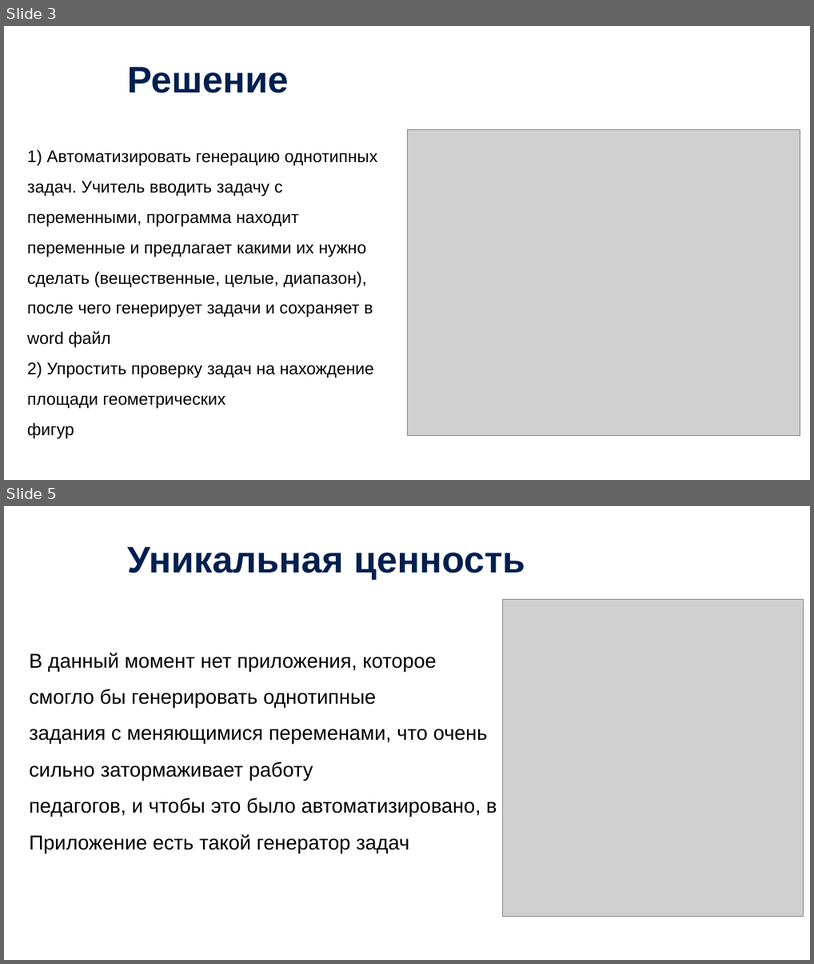
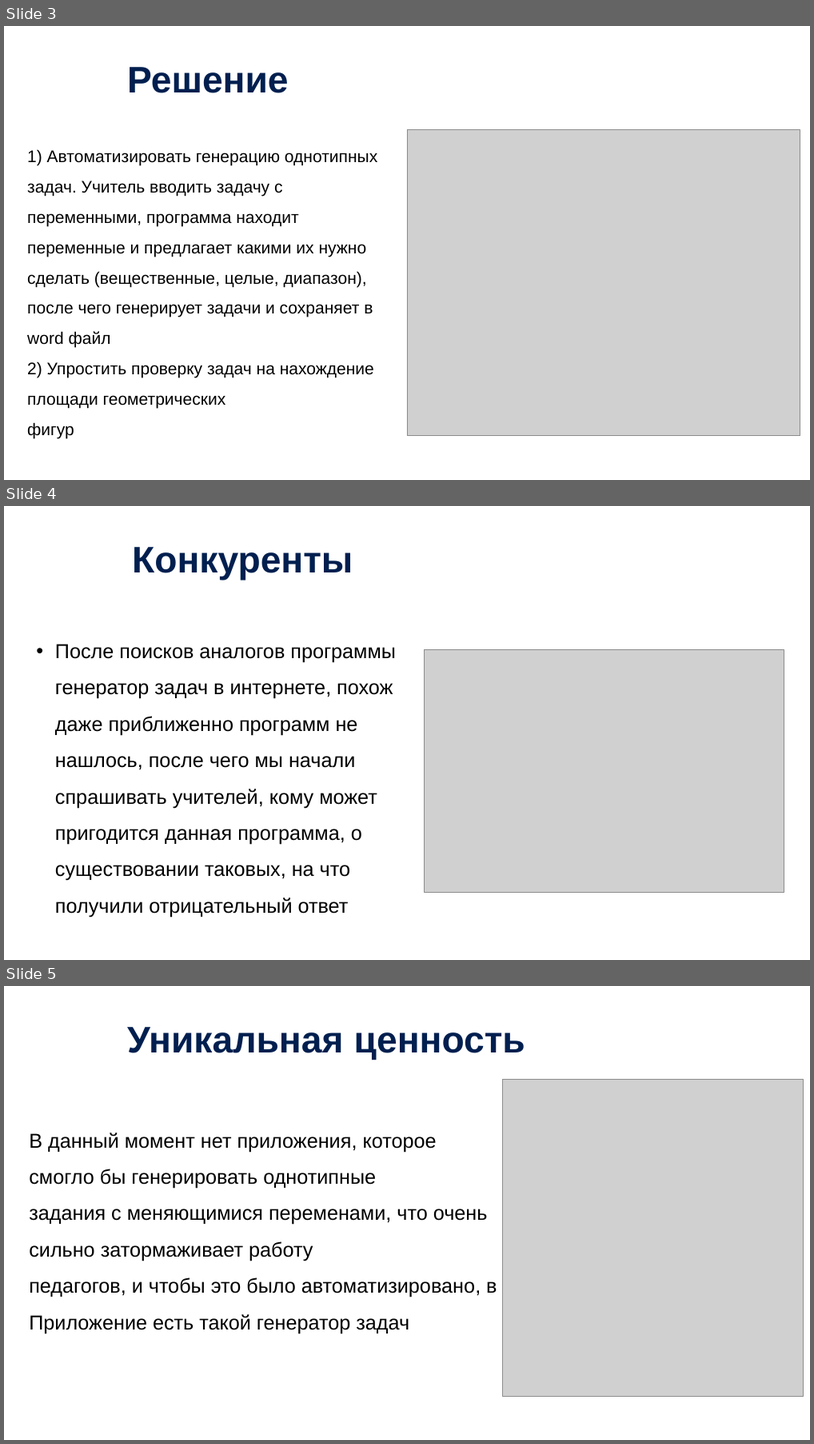
Before and after one commit to kuushma/calculat, a slide deck: documentation/Кушнарева презентация_калькулятор.pptx. Shown one above the other, each under a label of ours: slides 3 and 5 before the commit, slides 3, 4 and 5 after it; the slides between them are not shown. The pictures are 814x964 and 814x1444 pixels, drawn with LibreOffice and Linux fonts; fonts in the diff are those of the drawing; grey boxes stand for pictures; background and template pictures are left out. Boxes give left, top, right and bottom in pixels: in the first picture for what was removed or moved away, otherwise in the second. Text is boxed around its words. In the diff, an @@ line names an element or a change of style, - is before the commit and + after.

```diff
--- a/documentation/Кушнарева презентация_калькулятор.pptx
+++ b/documentation/Кушнарева презентация_калькулятор.pptx
@@ slide 4 added at [4, 506, 810, 960], background picture (left out) @@
@@ text added at [132, 547, 353, 580], 44 pt, text #001F4F, bold @@
+Конкуренты
@@ text added at [55, 644, 396, 916], 24 pt, text #000000 @@
+• После поисков аналогов программы генератор задач в интернете, похож даже приближенно программ не нашлось, после чего мы начали спрашивать учителей, кому может пригодится данная программа, о существовании таковых, на что получили отрицательный ответ
@@ picture added at [425, 649, 784, 892] @@
```
Also in this commit, not shown: 1 slide removed, 2 other files.
